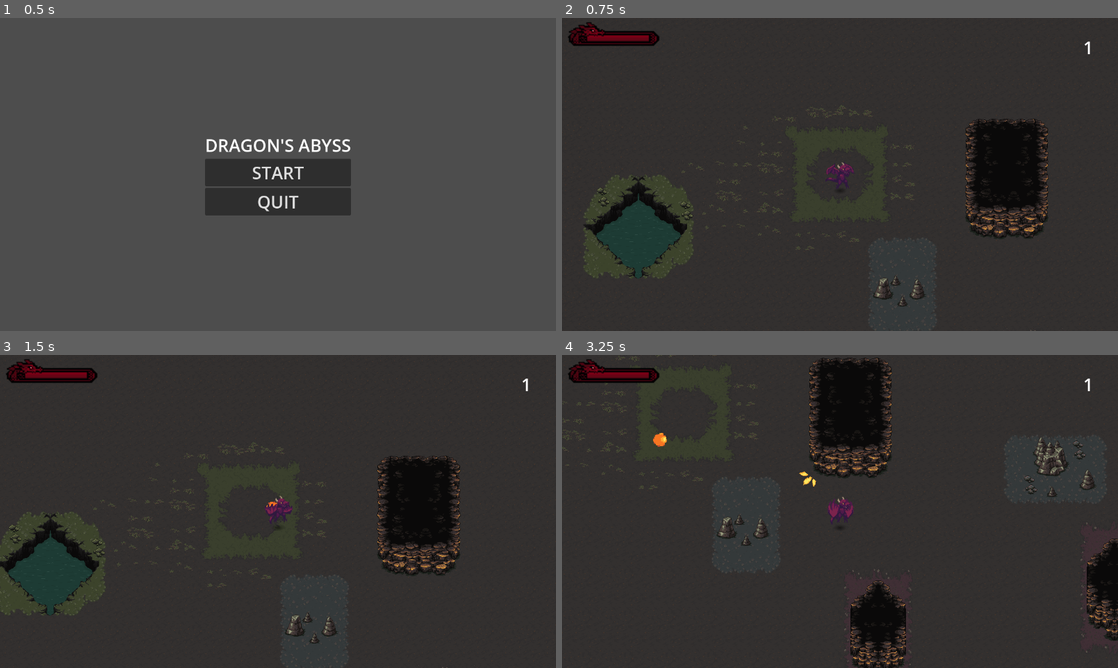
Above: before the commit, frames 1-4 (two rows, left to right).
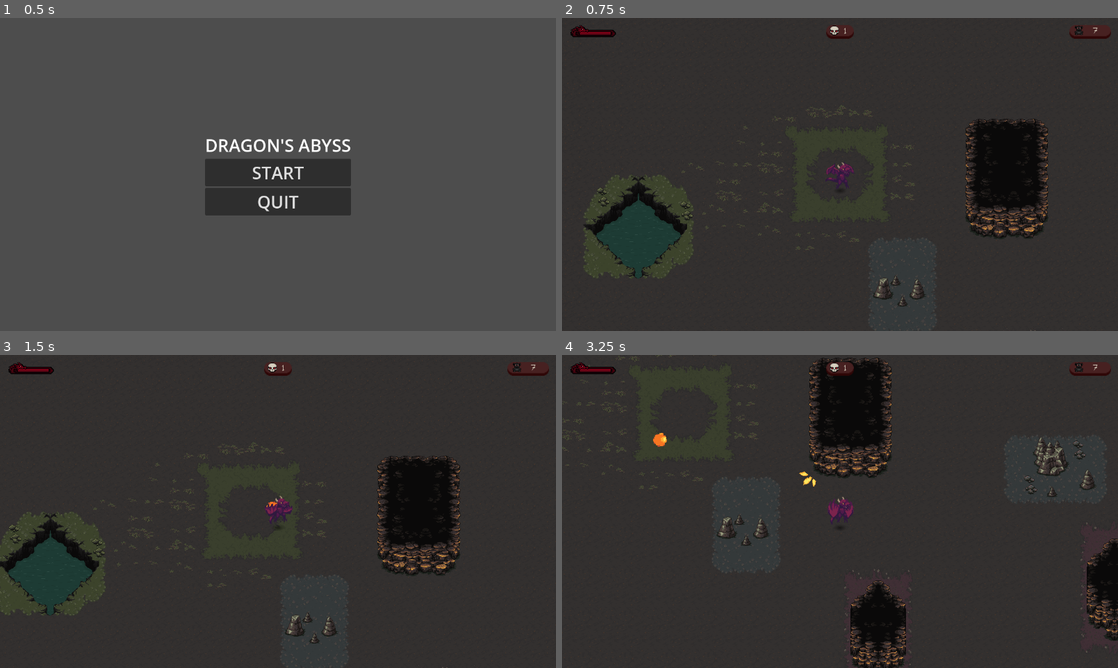
Above: after the commit, the same moments.

Repository: hgomezm92/dragons-abyss
Game: Godot game, scene res://scenes/ui/menu.tscn
Two runs of this game, one before a commit and one after it. Both use one fixed random seed, a clock stepped at 60 frames per second and the inputs below.
Inputs (mouse positions are in pixels of both pictures, inside the frame that each line leads up to):
- Up to frame 1 (0.5 s): no input
- Up to frame 2 (0.75 s): click "START" at 0.5 s
- Up to frame 3 (1.5 s): move the mouse to (400, 495) at 1.27 s; hold D (move_right) from 1.28 s (still down); hold Space (shoot) from 1.28 s (still down)
- Up to frame 4 (3.25 s): move the mouse to (728, 527) at 2.02 s; release D (move_right) at 2.03 s; release Space (shoot) at 2.03 s; hold S (move_down) 2.03-2.78 s; tap Space (shoot) at 2.1 s; move the mouse to (895, 442) at 2.77 s; hold D (move_right) from 2.78 s (still down); hold Space (shoot) from 2.78 s (still down)

Frame 1 is identical in both runs. In frame 2, 1.0% of the frame differs, in the area x 1-99%, y 1-12%; in frame 3, 1.0%; in frame 4, 1.1%.

Commit message:
Add HUD wave and enemies left counter

Diff:
--- a/scenes/enemies/enemy.tscn
+++ b/scenes/enemies/enemy.tscn
@@ -222,7 +222,7 @@
 
 [node name="Enemy" type="CharacterBody2D" node_paths=PackedStringArray("animation", "collision", "hearts", "hitbox") groups=["enemy"]]
 collision_layer = 4
-collision_mask = 8
+collision_mask = 12
 script = ExtResource("1_bsing")
 animation = NodePath("AnimatedSprite2D")
 collision = NodePath("CollisionShape2D")
--- a/scenes/ui/hud.tscn
+++ b/scenes/ui/hud.tscn
@@ -1,7 +1,9 @@
-[gd_scene load_steps=12 format=3 uid="uid://buvxgstxs1cu0"]
+[gd_scene load_steps=18 format=3 uid="uid://buvxgstxs1cu0"]
 
 [ext_resource type="Texture2D" uid="uid://lt81gqg73cf7" path="res://assets/animations/ui/dragonhpbar.png" id="1_ahhtf"]
 [ext_resource type="Script" uid="uid://c4i1j57up62w0" path="res://scripts/ui/hud.gd" id="1_oo0fn"]
+[ext_resource type="Texture2D" uid="uid://oy7f7cxypq6q" path="res://assets/sprites/FreeHorrorUi.png" id="3_bo48s"]
+[ext_resource type="FontFile" uid="uid://c1s37wbiww22t" path="res://assets/fonts/Mork Dungeon.ttf" id="4_8qguk"]
 
 [sub_resource type="AtlasTexture" id="AtlasTexture_oo0fn"]
 atlas = ExtResource("1_ahhtf")
@@ -67,6 +69,22 @@
 "speed": 5.0
 }]
 
+[sub_resource type="AtlasTexture" id="AtlasTexture_8qguk"]
+atlas = ExtResource("3_bo48s")
+region = Rect2(8, 105, 48, 16)
+
+[sub_resource type="AtlasTexture" id="AtlasTexture_bo48s"]
+atlas = ExtResource("3_bo48s")
+region = Rect2(65, 105, 32, 16)
+
+[sub_resource type="AtlasTexture" id="AtlasTexture_136eg"]
+atlas = ExtResource("3_bo48s")
+region = Rect2(130, 66, 28, 29)
+
+[sub_resource type="AtlasTexture" id="AtlasTexture_oj5la"]
+atlas = ExtResource("3_bo48s")
+region = Rect2(166, 70, 20, 21)
+
 [node name="HUD" type="CanvasLayer"]
 script = ExtResource("1_oo0fn")
 
@@ -77,14 +95,49 @@
 offset_bottom = 40.0
 
 [node name="AnimatedSprite2D" type="AnimatedSprite2D" parent="Control"]
-position = Vector2(120, 40)
+position = Vector2(72, 32)
+sprite_frames = SubResource("SpriteFrames_mphia")
+
+[node name="EnemiesLeftBackground" type="Sprite2D" parent="Control"]
+position = Vector2(1216, 32)
 scale = Vector2(2, 2)
-sprite_frames = SubResource("SpriteFrames_mphia")
+texture = SubResource("AtlasTexture_8qguk")
+
+[node name="WaveBackground" type="Sprite2D" parent="Control"]
+position = Vector2(640, 32)
+scale = Vector2(2, 2)
+texture = SubResource("AtlasTexture_bo48s")
 
 [node name="Wave" type="Label" parent="Control"]
 layout_mode = 0
-offset_left = 1200.0
-offset_top = 40.0
-offset_right = 1240.0
-offset_bottom = 63.0
-theme_override_font_sizes/font_size = 40
+offset_left = 632.0
+offset_top = 3.0
+offset_right = 672.0
+offset_bottom = 58.0
+theme_override_colors/font_color = Color(0.84313726, 0.8156863, 0.7529412, 1)
+theme_override_fonts/font = ExtResource("4_8qguk")
+theme_override_font_sizes/font_size = 16
+horizontal_alignment = 1
+vertical_alignment = 1
+autowrap_mode = 2
+
+[node name="WaveIcon" type="Sprite2D" parent="Control"]
+position = Vector2(627, 29)
+scale = Vector2(0.75, 0.75)
+texture = SubResource("AtlasTexture_136eg")
+
+[node name="EnemiesLeftLogo" type="Sprite2D" parent="Control"]
+position = Vector2(1190, 29)
+texture = SubResource("AtlasTexture_oj5la")
+
+[node name="EnemiesLeft" type="Label" parent="Control"]
+layout_mode = 0
+offset_left = 1208.0
+offset_top = 18.0
+offset_right = 1248.0
+offset_bottom = 41.0
+theme_override_colors/font_color = Color(0.84313726, 0.8156863, 0.7529412, 1)
+theme_override_fonts/font = ExtResource("4_8qguk")
+horizontal_alignment = 1
+vertical_alignment = 1
+autowrap_mode = 2
--- a/scripts/systems/enemy_spawner.gd
+++ b/scripts/systems/enemy_spawner.gd
@@ -5,18 +5,23 @@
 @onready var _spawn_points: Array[Node] = $SpawnPoints.get_children()
 var _wave_count: int = 1
 var _spawn_interval: float = 2.0
+var _enemies_for_wave: int
 var _enemies_alive: int = 0
 var _enemies_to_spawn: int = 0
 var _is_spawning_finished: bool = false
 
 signal wave_finished
 signal win
+signal enemy_count_changed
 
 func _get_enemy_count_for_wave(wave):
 	return 5 + wave * 2
 
 func start_wave() -> void:
 	_enemies_to_spawn = _get_enemy_count_for_wave(_wave_count)
+	_enemies_for_wave = _get_enemy_count_for_wave(_wave_count)
+
+	enemy_count_changed.emit(_enemies_for_wave)
 	_enemies_alive = 0
 	_is_spawning_finished = false
 
@@ -55,6 +60,8 @@
 
 func _on_enemy_died():
 	_enemies_alive -= 1
+	enemy_count_changed.emit(_enemies_for_wave - 1)
+	_enemies_for_wave -= 1
 	_check_wave_end()
 
 func _check_wave_end():
--- a/scripts/systems/game_manager.gd
+++ b/scripts/systems/game_manager.gd
@@ -11,6 +11,7 @@
 	_player.connect("player_dead", _end)
 	_enemy_spawner.connect("wave_finished", _hud.update_wave_counter)
 	_enemy_spawner.connect("win", _end)
+	_enemy_spawner.connect("enemy_count_changed", _hud.update_enemies_left)
 
 func new_game() -> void:
 	_enemy_spawner.reset()
--- a/scripts/ui/hud.gd
+++ b/scripts/ui/hud.gd
@@ -2,6 +2,7 @@
 
 @onready var _health_bar = $Control/AnimatedSprite2D
 @onready var _wave_counter = $Control/Wave
+@onready var _enemies_left = $Control/EnemiesLeft
 
 # Called when the node enters the scene tree for the first time.
 func _ready() -> void:
@@ -13,3 +14,6 @@
 
 func update_wave_counter(wave):
 	_wave_counter.text = str(wave)
+
+func update_enemies_left(enemies):
+	_enemies_left.text = str(enemies)
Binary file added: assets/fonts/Mork Dungeon.ttf
Not shown, added: assets/fonts/Mork Dungeon.ttf.import
Binary file added: assets/sprites/FreeHorrorUi.png
Not shown, added: assets/sprites/FreeHorrorUi.png.import
